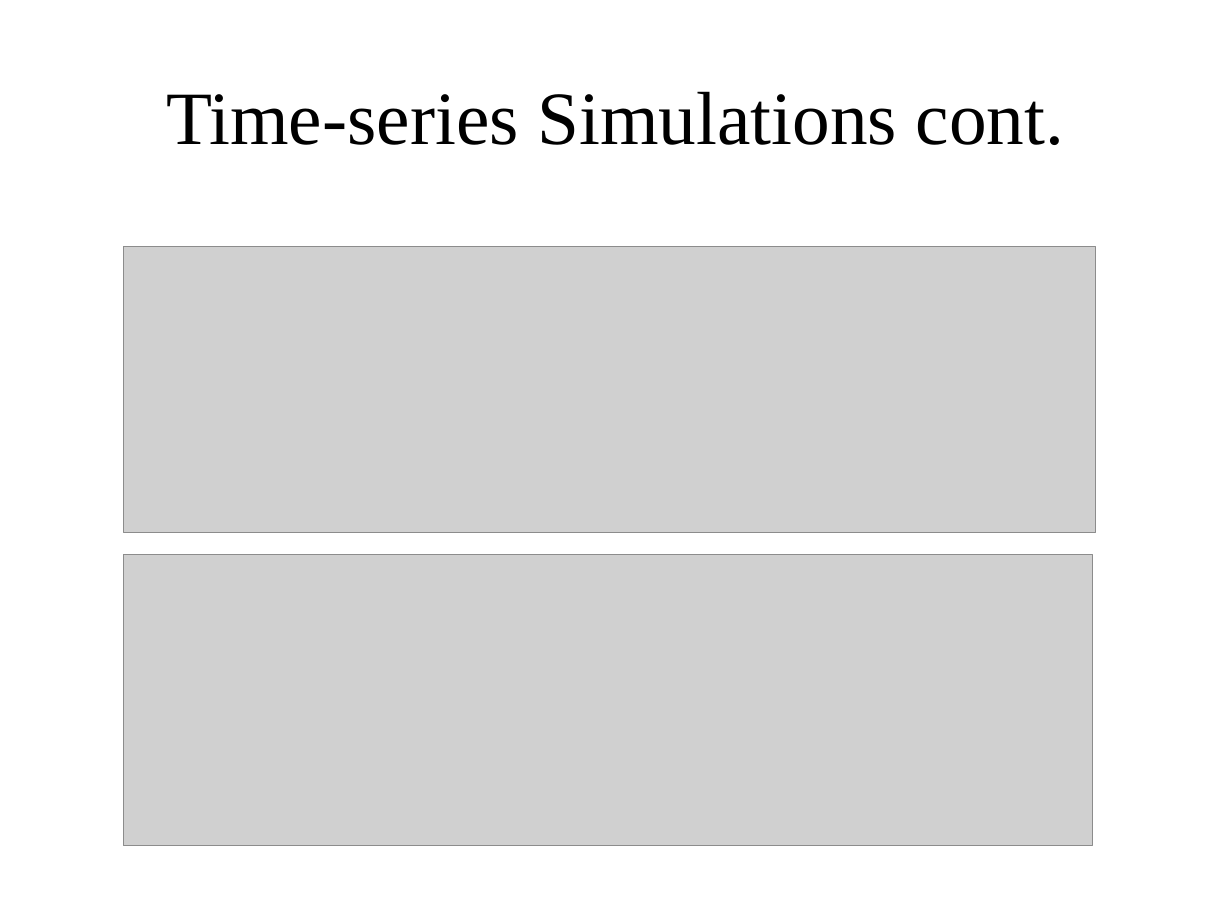
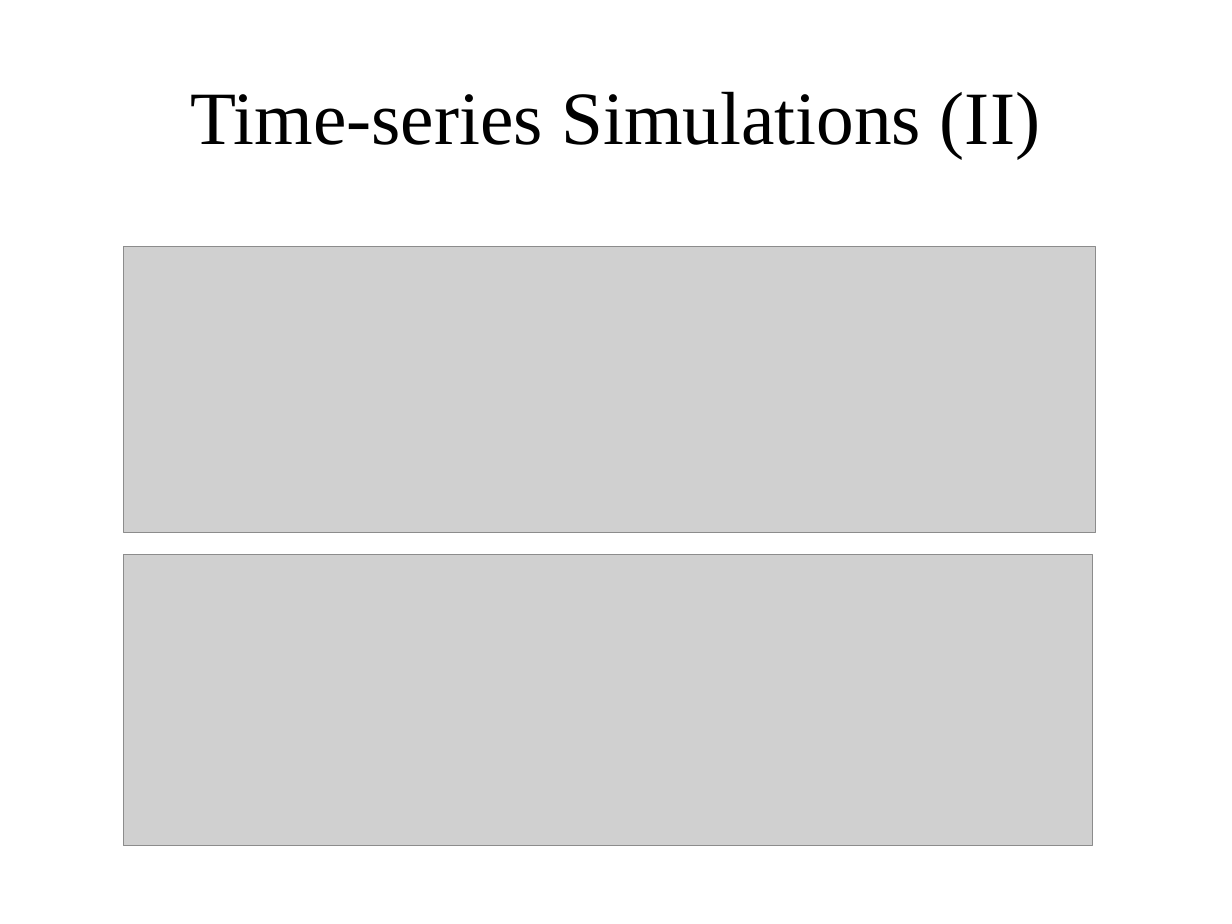
Before and after one commit to gridlab-d/course, a slide deck: slide 54 of FourDayCourse/4.1 - Powerflow Module.ppt (slide 52 before the commit). Drawn at 1232x924 pixels with LibreOffice and Linux fonts; fonts in the diff are those of the drawing; grey boxes stand for pictures. Boxes give left, top, right and bottom in pixels: in the first picture for what was removed or moved away, otherwise in the second. Text is boxed around its words. In the diff, an @@ line names an element or a change of style, - is before the commit and + after.

```diff
--- a/FourDayCourse/4.1 - Powerflow Module.ppt
+++ b/FourDayCourse/4.1 - Powerflow Module.ppt
@@ title at bbox=[190, 91, 1040, 158]: text changed @@
-Time-series Simulations cont.
+Time-series Simulations (II)
```
Also in this commit, not shown: 30 other slides changed, 2 slides added, 5 slides removed.
